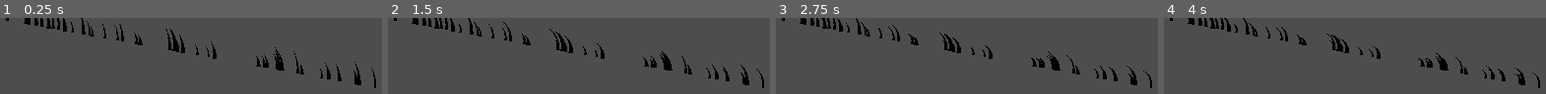
Above: before the commit, frames 1-4 (left to right).
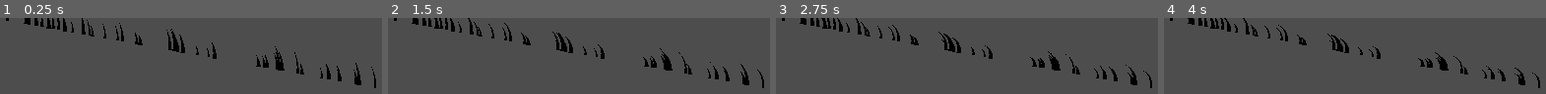
Above: after the commit, the same moments.

Repository: atiixx/piratesoftware_gamejam15
Game: Godot game, scene res://scenes/terrain/surface_grass.tscn
Two runs of this game, one before a commit and one after it. Both use one fixed random seed, a clock stepped at 60 frames per second and the inputs below. This scene is started directly instead of the project's main scene.
Inputs (mouse positions are in pixels of both pictures, inside the frame that each line leads up to):
- Up to frame 1 (0.25 s): no input
- Up to frame 2 (1.5 s): move the mouse to (outside the picture) at 0.52 s; press the mouse at (outside the picture) at 0.53 s; hold D (right) from 0.53 s (still down); tap Space (jump) at 0.77 s; move the mouse to (outside the picture) at 1.27 s; release the mouse at (outside the picture) at 1.28 s; click (outside the picture) at 1.35 s
- Up to frame 3 (2.75 s): tap Space (jump) at 1.52 s; move the mouse to (outside the picture) at 2.02 s; release D (right) at 2.03 s; press the mouse at (outside the picture) at 2.03 s; hold A (left) from 2.03 s (still down)
- Up to frame 4 (4 s): tap Enter at 2.75 s; move the mouse to (outside the picture) at 2.77 s; release A (left) at 2.78 s; release the mouse at (outside the picture) at 2.78 s; hold D (right) from 2.78 s (still down); click (outside the picture) at 2.85 s; tap Space (jump) at 3.02, 3.77 s; move the mouse to (outside the picture) at 3.52 s; press the mouse at (outside the picture) at 3.53 s

The runs differ from the first frame. In frame 1, 0.4% of the frame differs, in the area x 10-98%, y 0-79%; in frame 2, 0.2%; in frame 3, 0.1%; in frame 4, less than 0.1%.

Commit message:
feat: improve grass perfomance

Diff:
--- a/scenes/terrain/surface_grass.tscn
+++ b/scenes/terrain/surface_grass.tscn
@@ -5,3 +5,6 @@
 [node name="SurfaceGrass" type="Node2D"]
 script = ExtResource("1_t655b")
 end = Vector2(1000, 184.195)
+
+[node name="VisibleOnScreenEnabler2D" type="VisibleOnScreenEnabler2D" parent="."]
+rect = Rect2(-100, -100, 1200, 384.195)
--- a/scripts/terrain/surface_grass.gd
+++ b/scripts/terrain/surface_grass.gd
@@ -1,5 +1,7 @@
 @tool extends Node2D
 class_name SurfaceGrass
+
+@onready var enabler: VisibleOnScreenEnabler2D = $VisibleOnScreenEnabler2D
 
 @export var end: Vector2 = Vector2(100, 0):
 	set(new_end):
@@ -26,7 +28,7 @@
 		var pos = global_pos + grass_positions[i]
 		var angle = grass_angles[i]
 		var spring_force = -angle * 5
-		var dampen_force = grass_velocities[i] * grass_velocities[i] * -sign(grass_velocities[i]) * 0.4
+		var dampen_force = grass_velocities[i] * grass_velocities[i] * - sign(grass_velocities[i]) * 0.4
 		var wind_strength = (noise(Vector2(pos.x * 0.001, Time.get_ticks_msec() * 0.00005)) - 0.5) * 50
 		var direction = Vector2.from_angle(angle)
 		var wind_force = Vector2(wind_strength, 0).dot(direction)
@@ -36,6 +38,14 @@
 	queue_redraw()
 
 func setup_grass():
+	if enabler:
+		var rect_padding: float = 100;
+		enabler.rect = Rect2(
+			min(0, end.x) - rect_padding,
+			min(0, end.y) - rect_padding,
+			abs(end.x) + 2 * rect_padding,
+			abs(end.y) + 2 * rect_padding
+		)
 	grass_positions = []
 	grass_angles = []
 	grass_velocities = []
@@ -56,13 +66,13 @@
 
 func _draw():
 	var point_count = 5
-	var normal = (end.rotated(deg_to_rad(-90)).normalized() * Vector2.DOWN).normalized()
+	var normal = (end.rotated(deg_to_rad( - 90)).normalized() * Vector2.DOWN).normalized()
 	for i in range(grass_positions.size()):
 		var pos = grass_positions[i]
 		var angle = grass_angles[i]
 		var size = grass_sizes[i]
 		# var velocity = grass_velocities[i]
-		var direction = Vector2.from_angle(angle + deg_to_rad(-90))
+		var direction = Vector2.from_angle(angle + deg_to_rad( - 90))
 		var current_pos = Vector2(pos)
 		var center_points = []
 		for j in range(point_count):
@@ -89,17 +99,12 @@
 
 	pass
 
-
-
-
-
-
 func random(uv: Vector2):
 	uv = Vector2(
 		uv.dot(Vector2(127.1, 311.7)),
 		uv.dot(Vector2(269.5, 183.3))
 	)
-	return Vector2(-1.0, -1.0) + 2.0 * vec_frac(Vector2(sin(uv.x), sin(uv.y)) * 43758.5453123);
+	return Vector2( - 1.0, -1.0) + 2.0 * vec_frac(Vector2(sin(uv.x), sin(uv.y)) * 43758.5453123);
 
 func frac(val: float):
 	return val - int(val)
